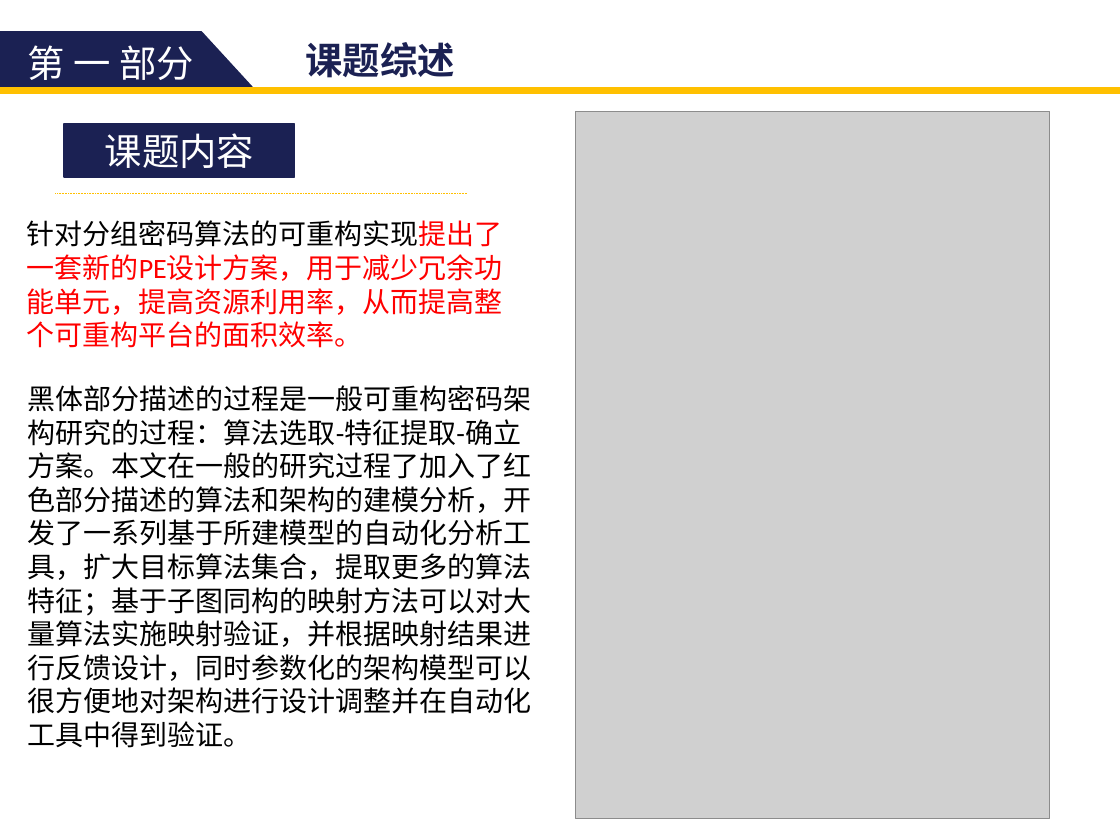
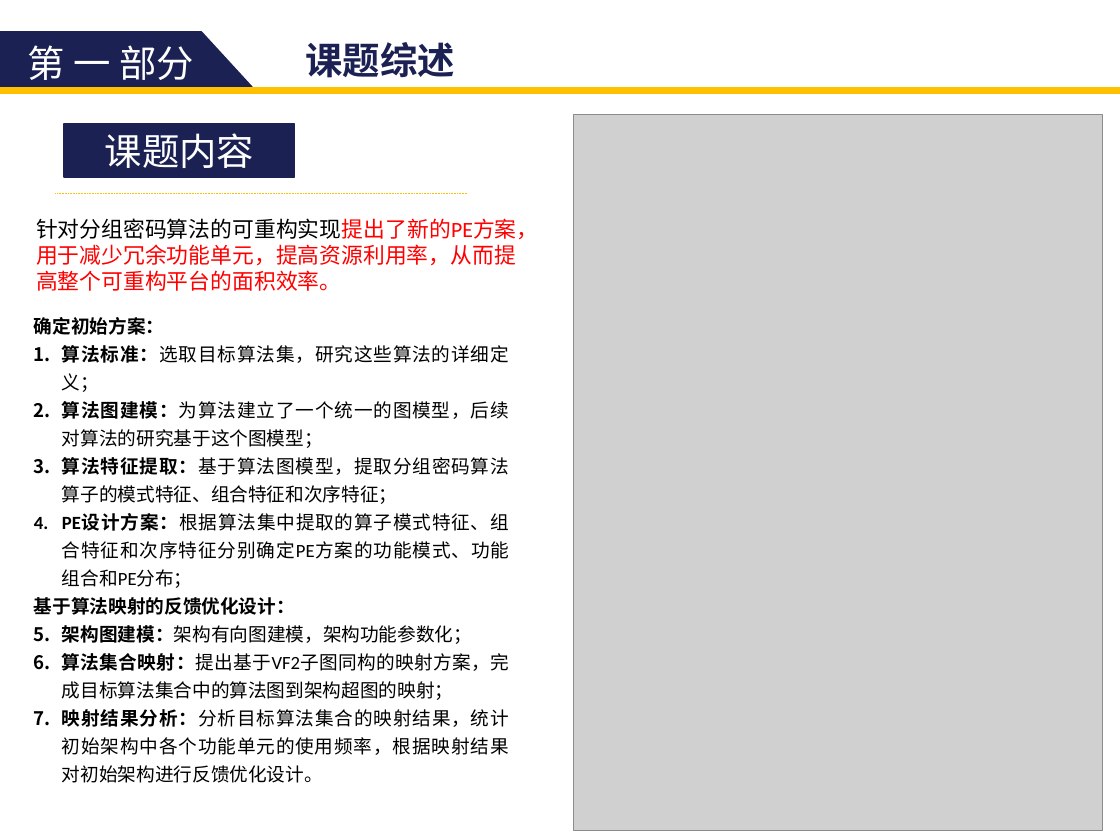
Before and after one commit to zdyzhan/bishe, a slide deck: slide 6 of 131199 李小泉.pptx (slide 8 before the commit). Drawn at 1120x840 pixels with LibreOffice and Linux fonts; fonts in the diff are those of the drawing; grey boxes stand for pictures. Boxes give left, top, right and bottom in pixels: in the first picture for what was removed or moved away, otherwise in the second. Text is boxed around its words. In the diff, an @@ line names an element or a change of style, - is before the commit and + after.

```diff
--- a/131199 李小泉.pptx
+++ b/131199 李小泉.pptx
@@ picture: place and size @@
-picture at <box>576,111,1051,818</box>
+picture at <box>573,114,1102,830</box>
@@ text at <box>36,218,538,291</box>: text changed; size 18 to 14 pt @@
-针对分组密码算法的可重构实现提出了一套新的PE设计方案，用于减少冗余功能单元，提高资源利用率，从而提高整个可重构平台的面积效率。
+针对分组密码算法的可重构实现提出了新的PE方案，用于减少冗余功能单元，提高资源利用率，从而提高整个可重构平台的面积效率。
@@ text added at <box>34,317,509,783</box>, 12 pt, text #000000 @@
+确定初始方案：
+1. 算法标准：选取目标算法集，研究这些算法的详细定义；
+2. 算法图建模：为算法建立了一个统一的图模型，后续对算法的研究基于这个图模型；
+3. 算法特征提取：基于算法图模型，提取分组密码算法算子的模式特征、组合特征和次序特征；
+4. PE设计方案：根据算法集中提取的算子模式特征、组合特征和次序特征分别确定PE方案的功能模式、功能组合和PE分布；
+基于算法映射的反馈优化设计：
+5. 架构图建模：架构有向图建模，架构功能参数化；
+6. 算法集合映射：提出基于VF2子图同构的映射方案，完成目标算法集合中的算法图到架构超图的映射；
+7. 映射结果分析：分析目标算法集合的映射结果，统计初始架构中各个功能单元的使用频率，根据映射结果对初始架构进行反馈优化设计。
@@ text removed at <box>28,385,532,748</box> @@
-黑体部分描述的过程是一般可重构密码架构研究的过程：算法选取-特征提取-确立方案。本文在一般的研究过程了加入了红色部分描述的算法和架构的建模分析，开发了一系列基于所建模型的自动化分析工具，扩大目标算法集合，提取更多的算法特征；基于子图同构的映射方法可以对大量算法实施映射验证，并根据映射结果进行反馈设计，同时参数化的架构模型可以很方便地对架构进行设计调整并在自动化工具中得到验证。
```
Also in this commit, not shown: 33 other slides changed, 5 slides added, 11 slides removed, 13 other files.
